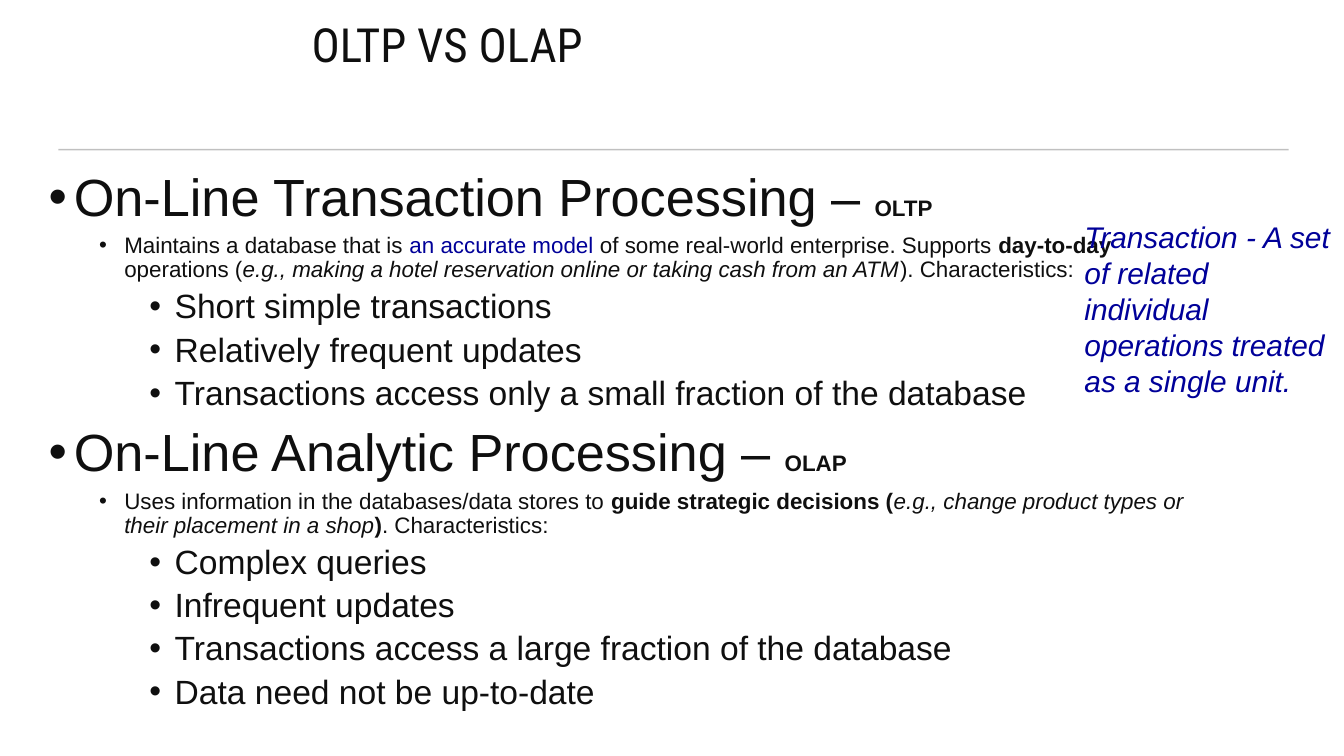
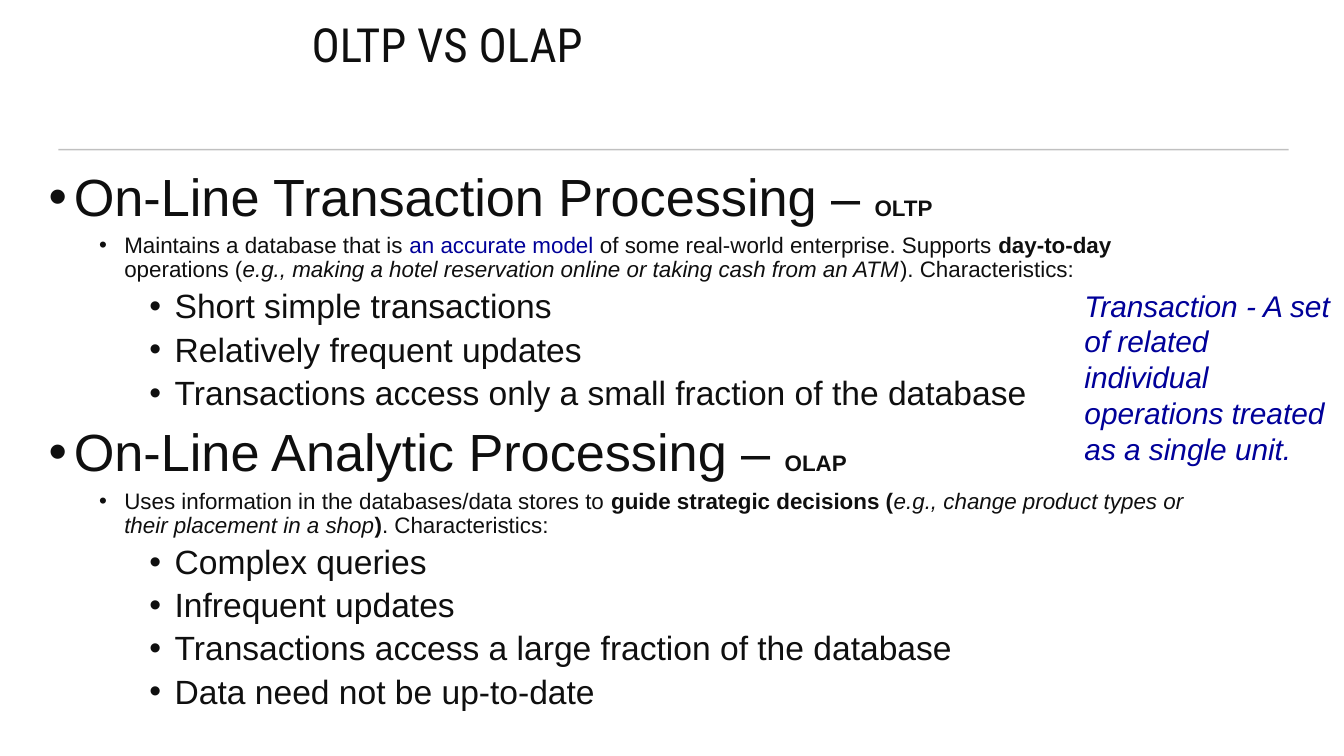
Before and after one commit to maelstromdat/MediTechBigData, a slide deck: slide 32 of 6. Big Data Architecture.pptx. Drawn at 1344x756 pixels with LibreOffice and Linux fonts; fonts in the diff are those of the drawing. Boxes give left, top, right and bottom in pixels: in the first picture for what was removed or moved away, otherwise in the second. Text is boxed around its words. In the diff, an @@ line names an element or a change of style, - is before the commit and + after.

```diff
--- a/6. Big Data Architecture.pptx
+++ b/6. Big Data Architecture.pptx
@@ text "Transaction - A set of ...": place and size @@
-text "Transaction - A set of ..." at [1084,226,1330,397]
+text "Transaction - A set of ..." at [1084,295,1330,465]
```
Also in this commit, not shown: 20 other slides changed.
